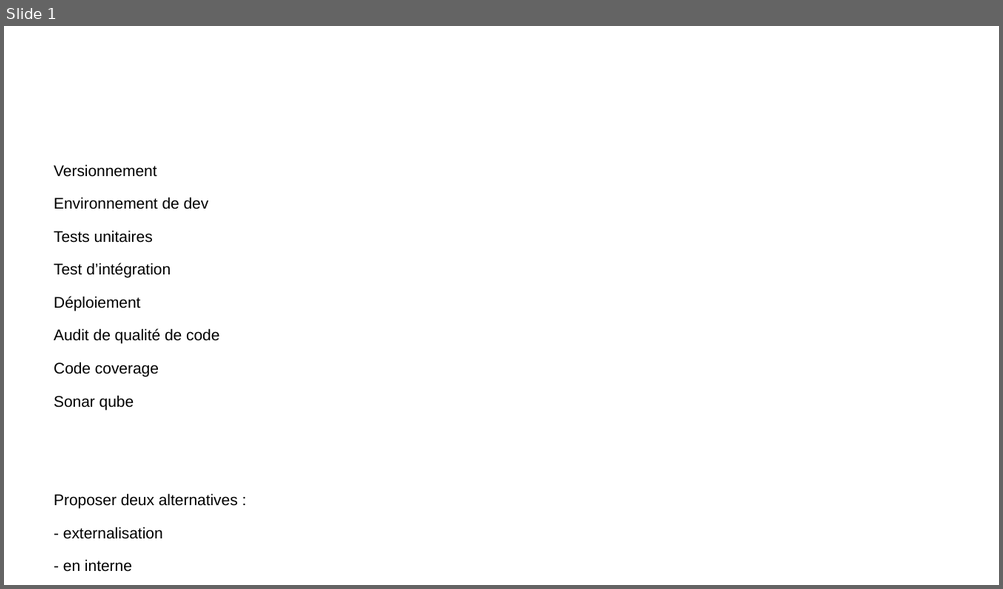
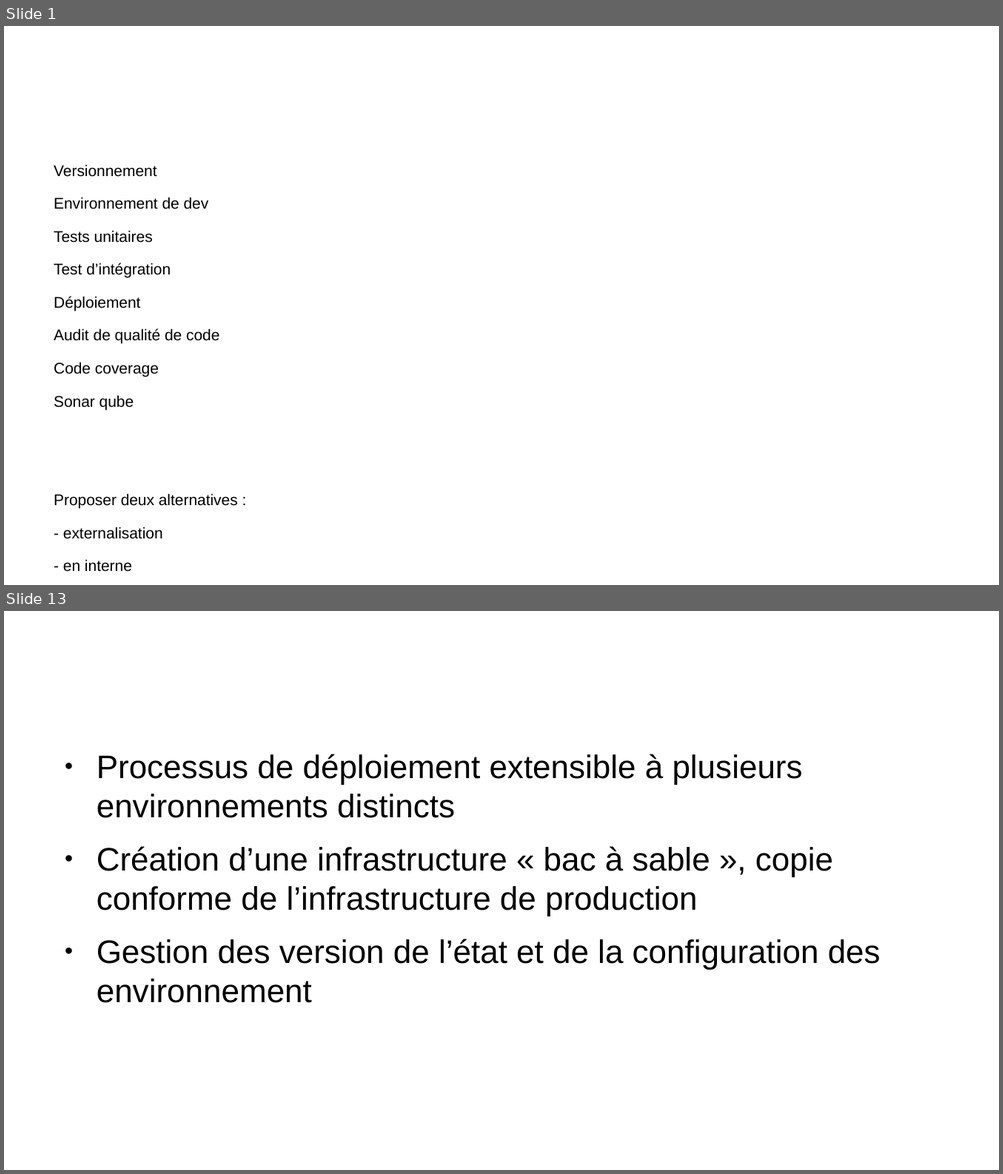
Before and after one commit to remipassmoilesel/ci-cd-plan, a slide deck: ci-cd-plan.odp. Shown one above the other, each under a label of ours: slide 1 before the commit, slides 1 and 13 after it; the slides between them are not shown. The pictures are 1003x589 and 1003x1174 pixels, drawn with LibreOffice and Linux fonts; fonts in the diff are those of the drawing; background and template pictures are left out. Boxes give left, top, right and bottom in pixels: in the first picture for what was removed or moved away, otherwise in the second. Text is boxed around its words. In the diff, an @@ line names an element or a change of style, - is before the commit and + after.

```diff
--- a/ci-cd-plan.odp
+++ b/ci-cd-plan.odp
@@ slide 13 added at [4,611,999,1170], background #FFFFFF @@
@@ title added at [54,628,747,729], 35.7 pt, text #FFFFFF @@
+Déploiement automatisé et répétable
@@ text added at [96,754,880,1003], 26 pt, text #000000 @@
+● Processus de déploiement extensible à plusieurs environnements distincts
+● Création d’une infrastructure « bac à sable », copie conforme de l’infrastructure de production
+● Gestion des version de l’état et de la configuration des environnement
```
Also in this commit, not shown: 6 slides changed, 8 other slides added.
